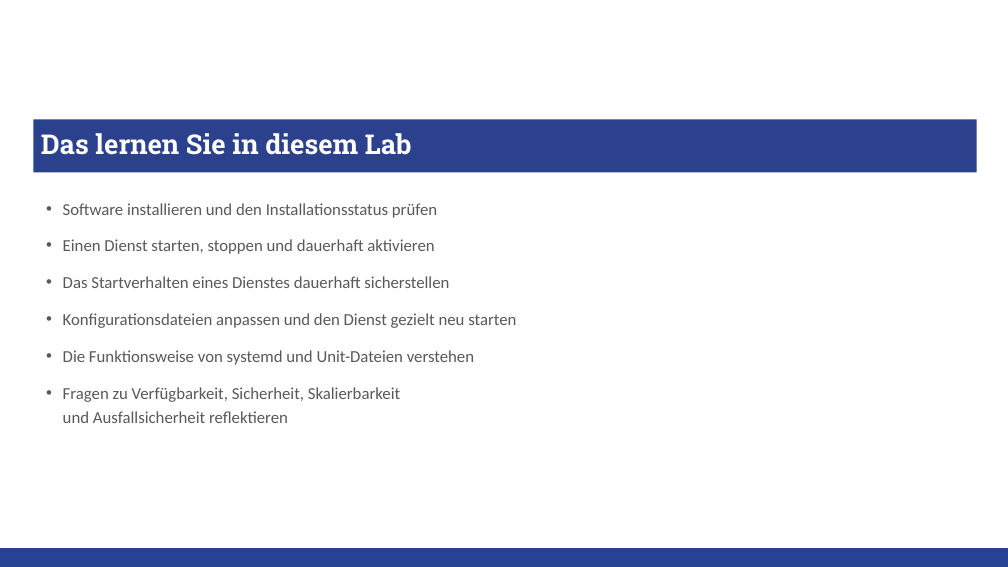
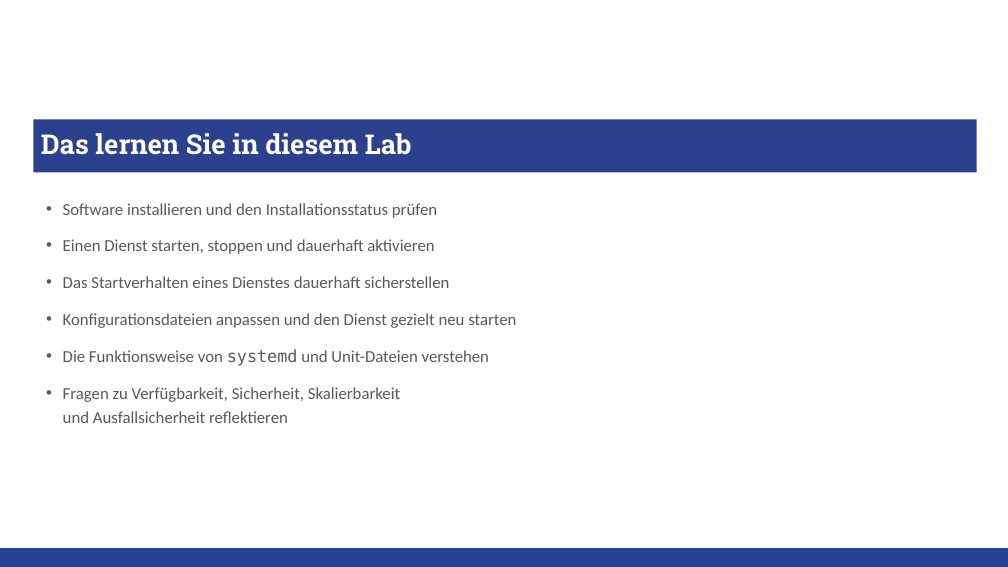
Before and after one commit to Lotter69/2026_02_linux, a slide deck: slide 3 of Vorbereitung/Lab01_Übersicht.pptx. Drawn at 1008x567 pixels with LibreOffice and Linux fonts; fonts in the diff are those of the drawing; background and template pictures are left out. Boxes give left, top, right and bottom in pixels: in the first picture for what was removed or moved away, otherwise in the second. Text is boxed around its words. In the diff, an @@ line names an element or a change of style, - is before the commit and + after.

```diff
--- a/Vorbereitung/Lab01_Übersicht.pptx
+++ b/Vorbereitung/Lab01_Übersicht.pptx
@@ text at [63, 349, 489, 366]: font Calibri to DejaVu Sans Mono in "systemd" @@
```
Also in this commit, not shown: 3 other slides changed.
